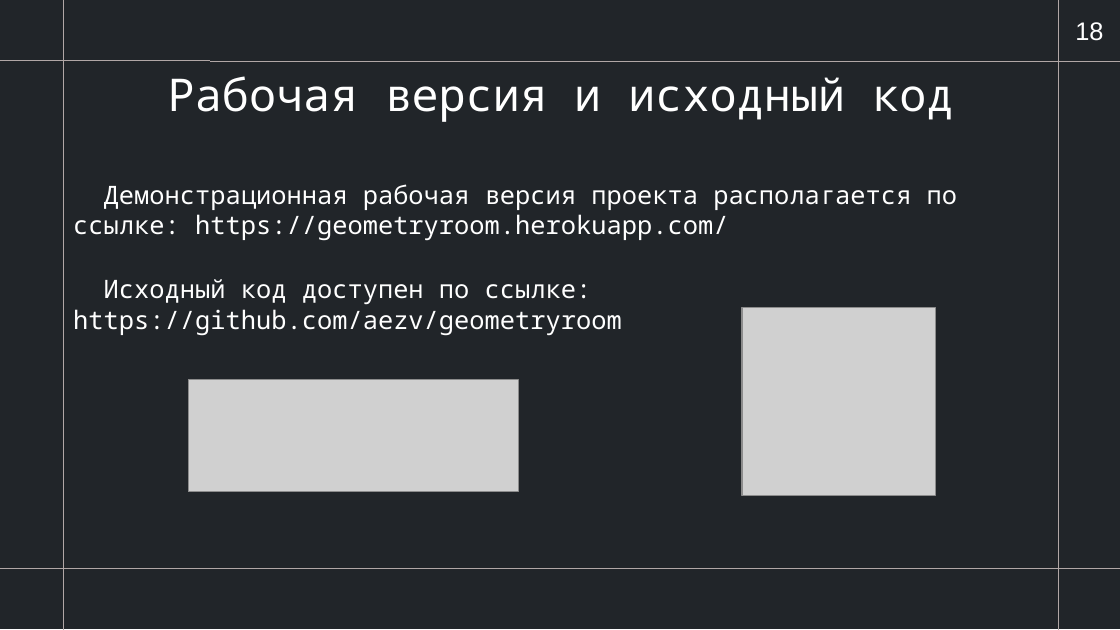
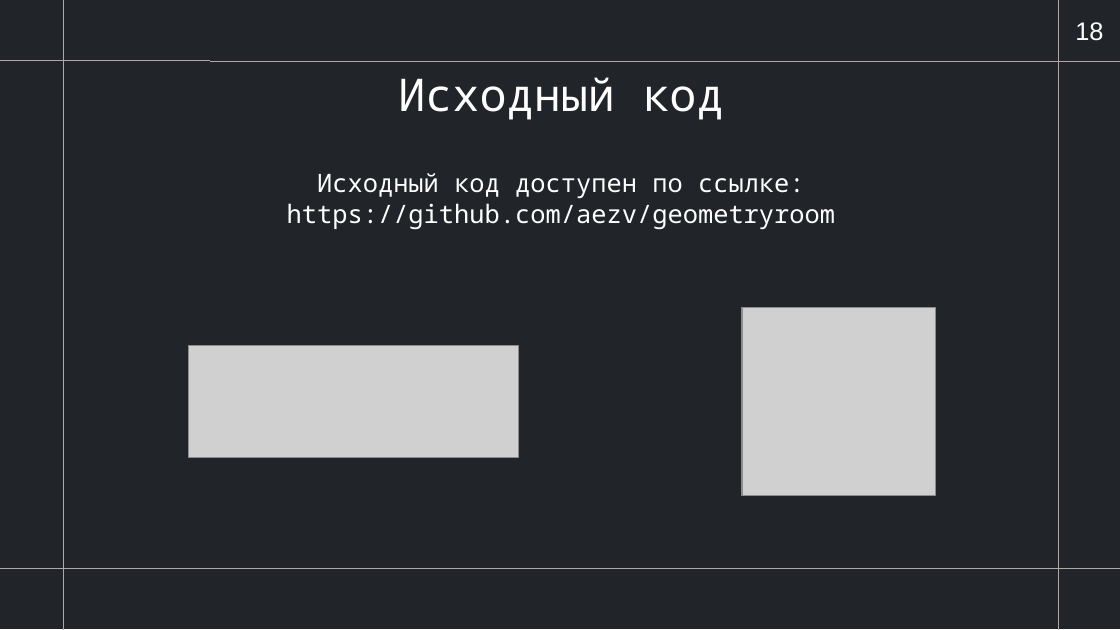
Before and after one commit to aezv/diplom_gr_2023, a slide deck: slide 18 of presentation/presentation.odp. Drawn at 1120x630 pixels with LibreOffice and Linux fonts; fonts in the diff are those of the drawing; grey boxes stand for pictures. Boxes give left, top, right and bottom in pixels: in the first picture for what was removed or moved away, otherwise in the second. Text is boxed around its words. In the diff, an @@ line names an element or a change of style, - is before the commit and + after.

```diff
--- a/presentation/presentation.odp
+++ b/presentation/presentation.odp
@@ text at (x1=398, y1=77, x2=723, y2=120): text changed @@
-Рабочая версия и исходный код
+Исходный код
@@ text "Исходный код доступен по ссылке: ..." moved from (x1=73, y1=279, x2=622, y2=336) to (x1=287, y1=173, x2=836, y2=230) @@
@@ text removed at (x1=73, y1=184, x2=957, y2=241) @@
-Демонстрационная рабочая версия проекта располагается по ссылке: https://geometryroom.herokuapp.com/
@@ picture moved from (x1=188, y1=380, x2=518, y2=492) to (x1=188, y1=346, x2=518, y2=457) @@
```
Also in this commit, not shown: 2 slides added.
